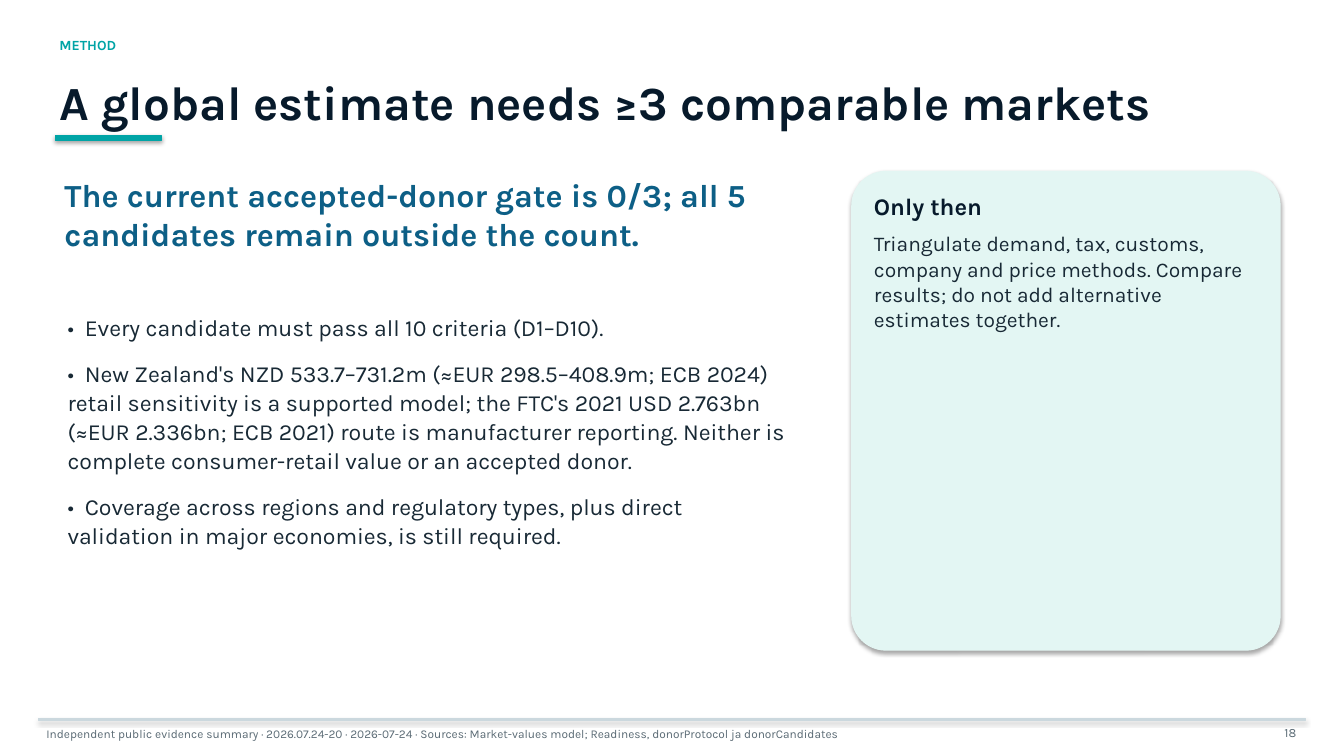
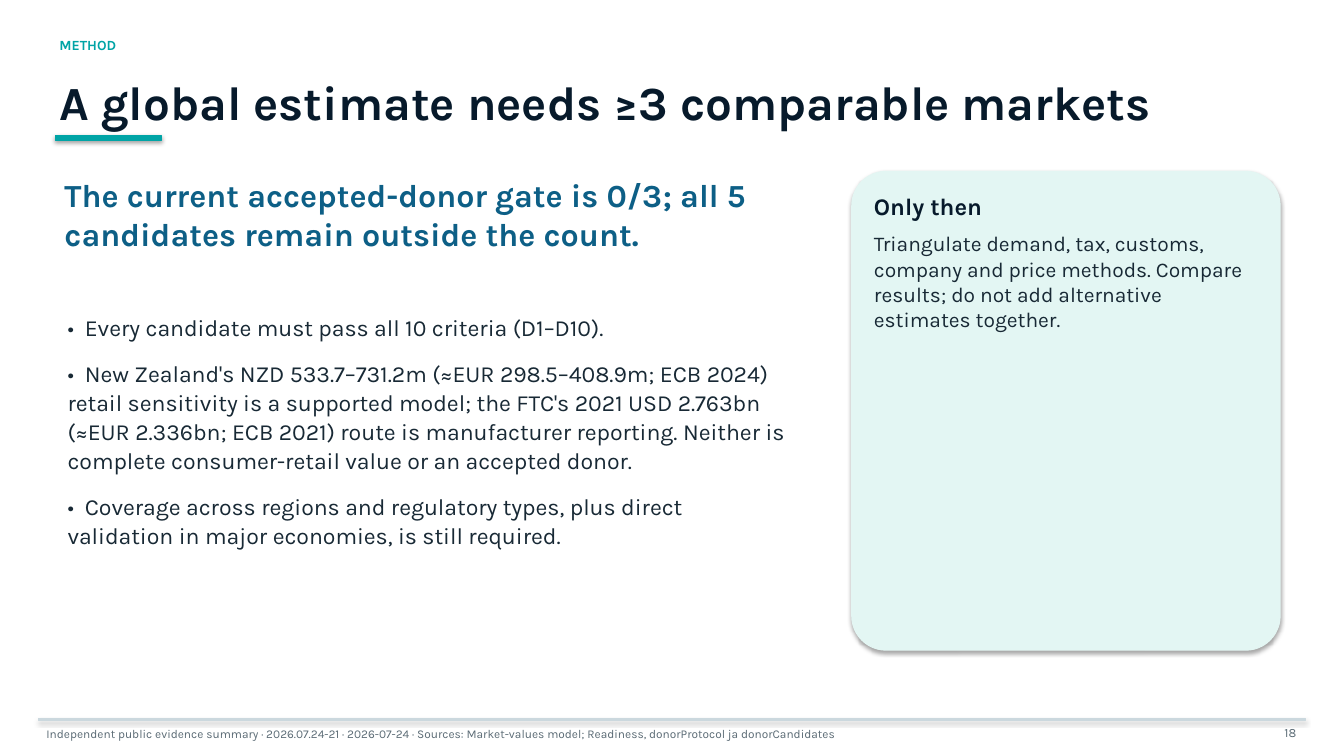
Before and after one commit to jounirautio78-ops/pixan-global-market-evidence-public, a slide deck: slide 18 of site/downloads/pixan-bank-deck-large-en.pptx. Drawn at 1344x756 pixels with LibreOffice and Linux fonts; fonts in the diff are those of the drawing. Boxes give left, top, right and bottom in pixels: in the first picture for what was removed or moved away, otherwise in the second. Text is boxed around its words. In the diff, an @@ line names an element or a change of style, - is before the commit and + after.

```diff
--- a/site/downloads/pixan-bank-deck-large-en.pptx
+++ b/site/downloads/pixan-bank-deck-large-en.pptx
@@ text at [46, 730, 835, 741]: text changed @@
-Independent public evidence summary · 2026.07.24-20 · 2026-07-24 · Sources: Market-values model; Readiness, donorProtocol ja donorCandidates
+Independent public evidence summary · 2026.07.24-21 · 2026-07-24 · Sources: Market-values model; Readiness, donorProtocol ja donorCandidates
```
Also in this commit, not shown: 29 other slides changed, 30 other files.
